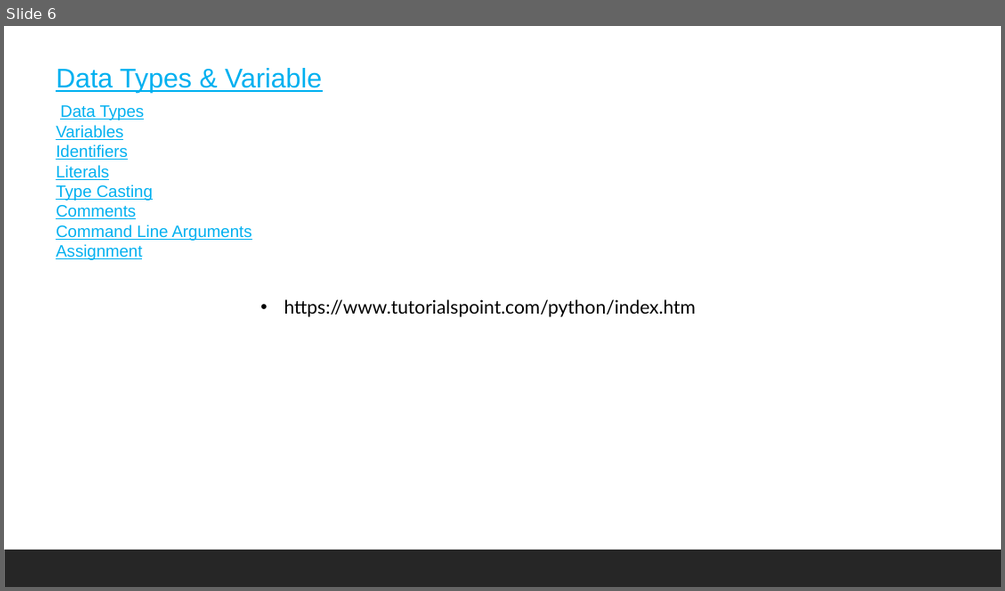
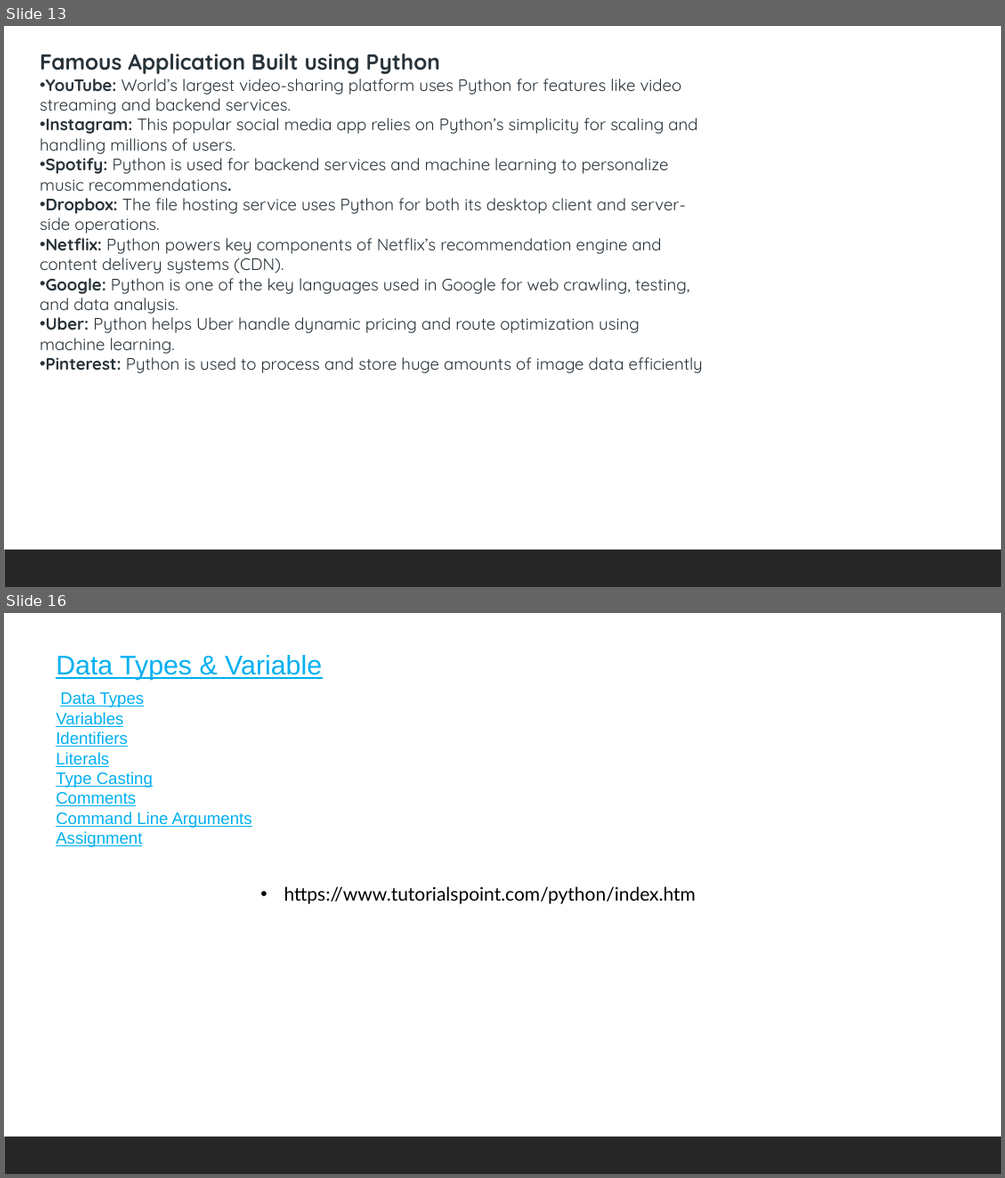
Before and after one commit to shahil04/ds_materials, a slide deck: 5.0_python_6.libraries/module_5_python_beg_to_advance.pptx. Shown one above the other, each under a label of ours: slide 6 before the commit, slides 13 and 16 after it; the slides between them are not shown. The pictures are 1005x591 and 1005x1178 pixels, drawn with LibreOffice and Linux fonts; fonts in the diff are those of the drawing. Boxes give left, top, right and bottom in pixels: in the first picture for what was removed or moved away, otherwise in the second. Text is boxed around its words. In the diff, an @@ line names an element or a change of style, - is before the commit and + after.

```diff
--- a/5.0_python_6.libraries/module_5_python_beg_to_advance.pptx
+++ b/5.0_python_6.libraries/module_5_python_beg_to_advance.pptx
@@ slide 13 added at (4, 26, 1001, 587), background #FFFFFF; not listed: 1 template element that a slide beside it also shows @@
@@ text added at (40, 54, 703, 373), 16 pt, text #273239 @@
+Famous Application Built using Python
+• YouTube: World’s largest video-sharing platform uses Python for features like video streaming and backend services.
+• Instagram: This popular social media app relies on Python’s simplicity for scaling and handling millions of users.
+• Spotify: Python is used for backend services and machine learning to personalize music recommendations.
+• Dropbox: The file hosting service uses Python for both its desktop client and server-side operations.
+• Netflix: Python powers key components of Netflix’s recommendation engine and content delivery systems (CDN).
+• Google: Python is one of the key languages used in Google for web crawling, testing, and data analysis.
+• Uber: Python helps Uber handle dynamic pricing and route optimization using machine learning.
+• Pinterest: Python is used to process and store huge amounts of image data efficiently
@@ what was slide 6 is now slide 16 @@
```
Also in this commit, not shown: 1 slide changed, 17 other slides added, 53 other files.
